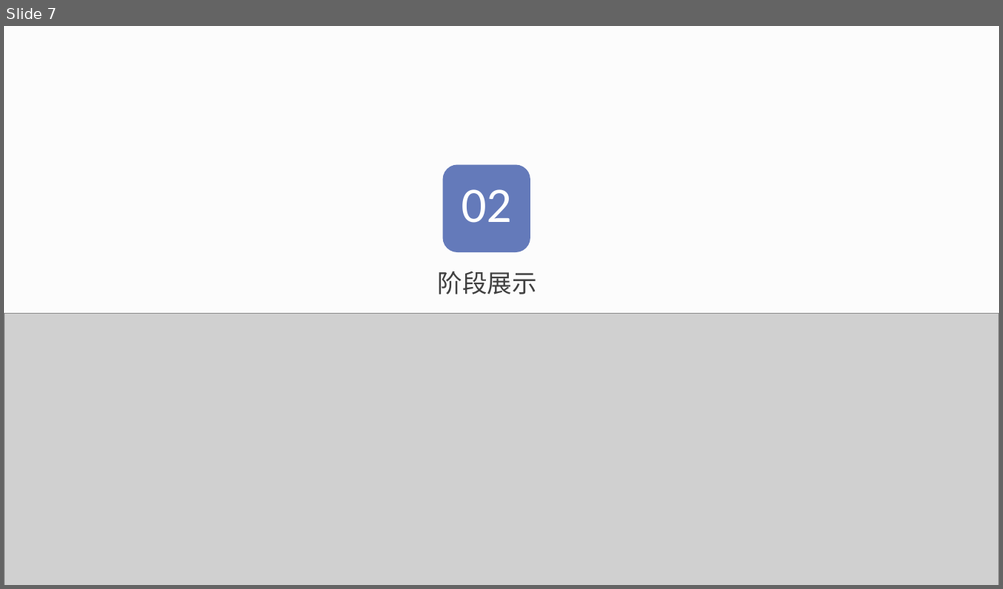
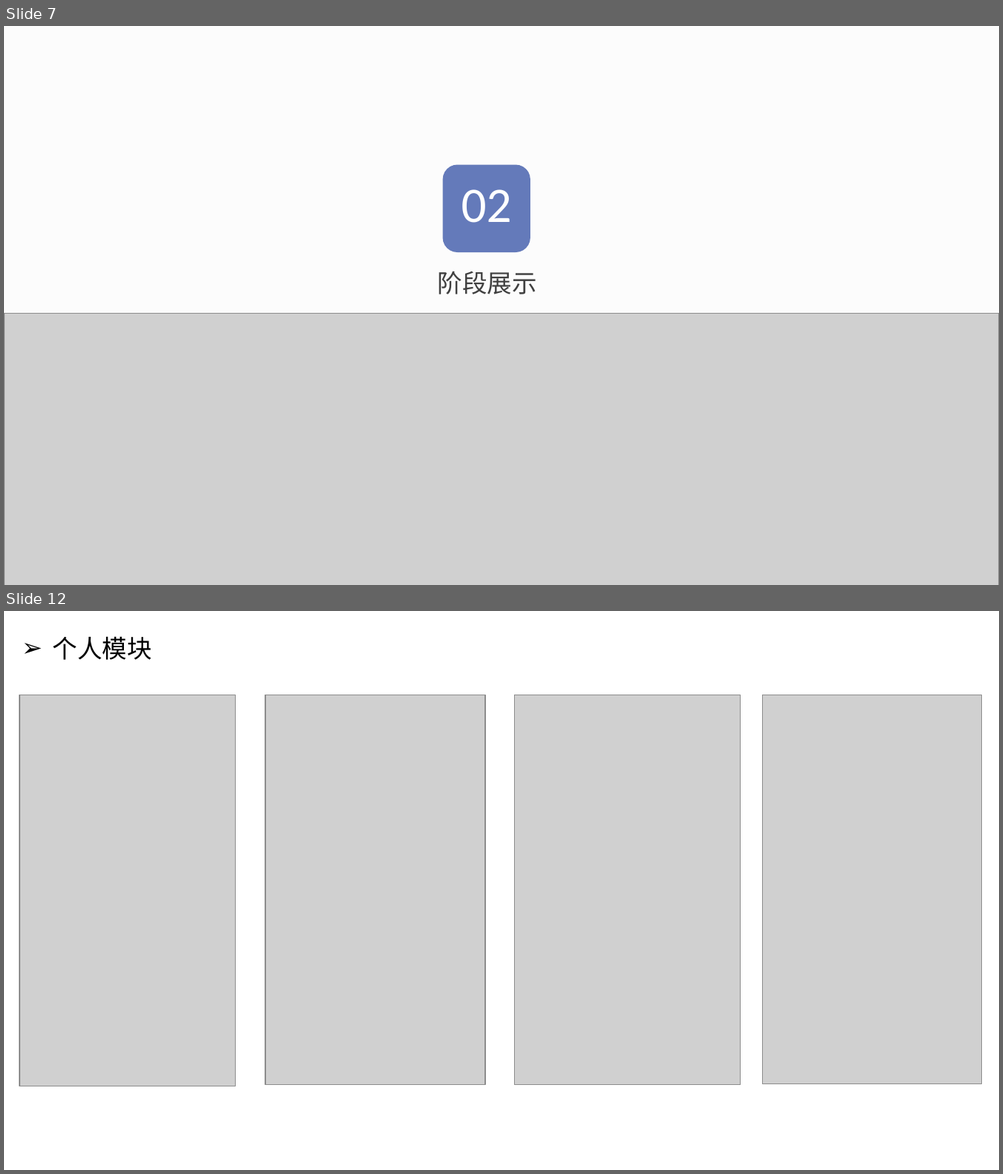
Before and after one commit to wenwudeng/MyDocument, a slide deck: 中期答辩/宠物生活APP的设计与实现.pptx. Shown one above the other, each under a label of ours: slide 7 before the commit, slides 7 and 12 after it; the slides between them are not shown. The pictures are 1003x589 and 1003x1174 pixels, drawn with LibreOffice and Linux fonts; fonts in the diff are those of the drawing; grey boxes stand for pictures. Boxes give left, top, right and bottom in pixels: in the first picture for what was removed or moved away, otherwise in the second. Text is boxed around its words. In the diff, an @@ line names an element or a change of style, - is before the commit and + after.

```diff
--- a/中期答辩/宠物生活APP的设计与实现.pptx
+++ b/中期答辩/宠物生活APP的设计与实现.pptx
@@ slide 12 added at [4, 611, 999, 1170], background #FFFFFF @@
@@ text added at [53, 636, 152, 660], 18 pt, text #000000 @@
+➢ 个人模块
@@ picture added at [20, 695, 236, 1086] @@
@@ picture added at [265, 695, 485, 1085] @@
@@ picture added at [514, 695, 740, 1085] @@
@@ picture added at [762, 695, 981, 1085] @@
```
Also in this commit, not shown: 10 slides changed.
